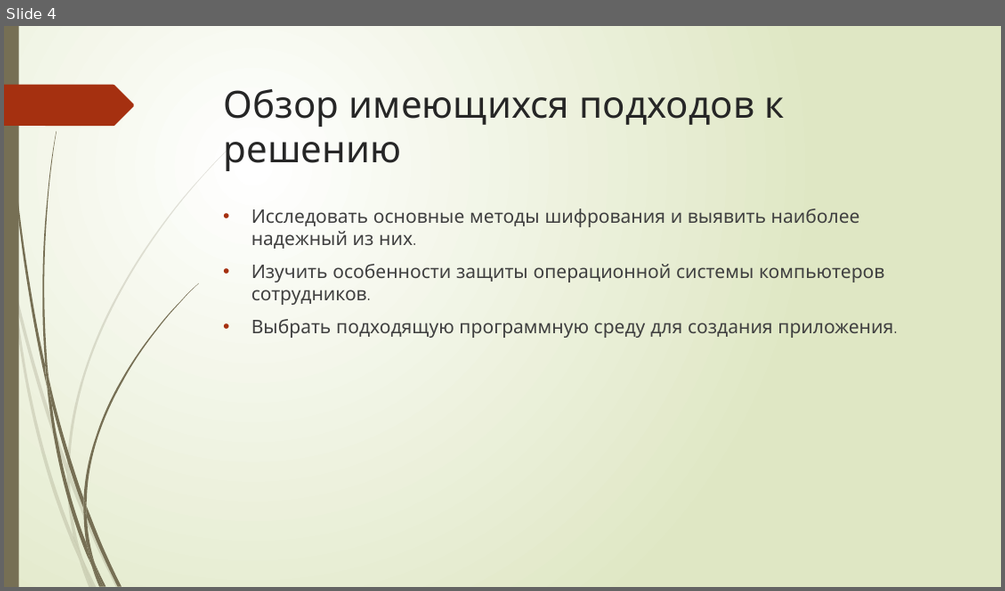
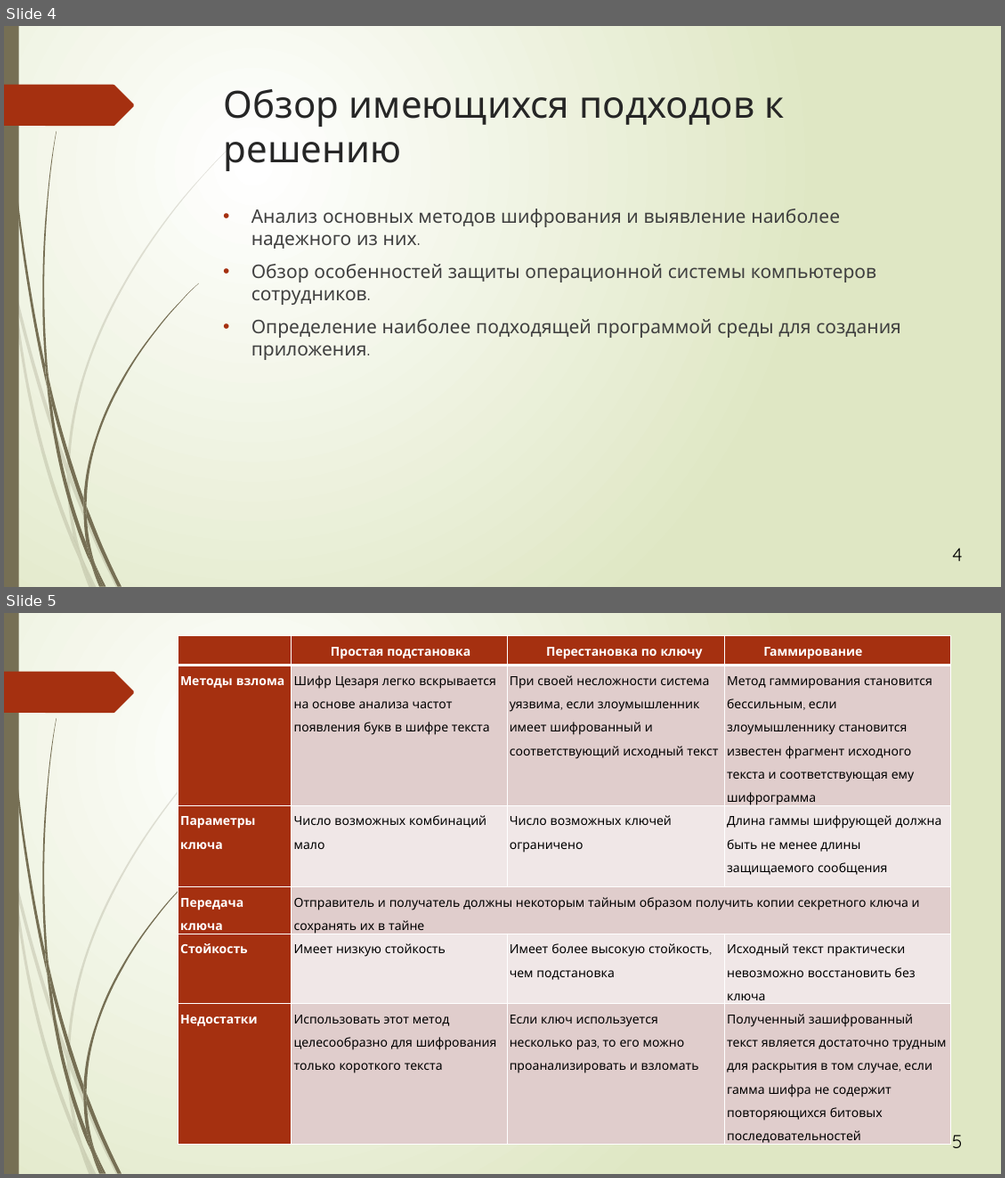
Before and after one commit to sashastahiev/ProisvodPractica, a slide deck: Разработка механизма защиты информации и персональных данных.pptm. Shown one above the other, each under a label of ours: slide 4 before the commit, slides 4 and 5 after it. The pictures are 1005x591 and 1005x1178 pixels, drawn with LibreOffice and Linux fonts; fonts in the diff are those of the drawing. Boxes give left, top, right and bottom in pixels: in the first picture for what was removed or moved away, otherwise in the second. Text is boxed around its words. In the diff, an @@ line names an element or a change of style, - is before the commit and + after.

```diff
--- a/Разработка механизма защиты информации и персональных данных.pptm
+++ b/Разработка механизма защиты информации и персональных данных.pptm
@@ slide 5 added at <box>4,613,1001,1174</box>, background gradient #FFFFFF to #DFE8C4; not listed: 24 template elements that a slide beside it also shows @@
@@ table added at <box>178,635,951,1148</box>, 6 rows, 4 columns @@
+ | Простая подстановка | Перестановка по ключу | Гаммирование
+Методы взлома | Шифр Цезаря легко вскрывается на основе анализа частот появления букв в шифре текста | При своей несложности система уязвима, если злоумышленник имеет шифрованный и соответствующий исходный текст | Метод гаммирования становится бессильным, если злоумышленнику становится известен фрагмент исходного текста и соответствующая ему шифрограмма
+Параметры ключа | Число возможных комбинаций мало | Число возможных ключей ограничено | Длина гаммы шифрующей должна быть не менее длины защищаемого сообщения
+Передача ключа | Отправитель и получатель должны некоторым тайным образом получить копии секретного ключа и сохранять их в тайне |  | 
+Стойкость | Имеет низкую стойкость | Имеет более высокую стойкость, чем подстановка | Исходный текст практически невозможно восстановить без ключа
+Недостатки | Использовать этот метод целесообразно для шифрования только короткого текста | Если ключ используется несколько раз, то его можно проанализировать и взломать | Полученный зашифрованный текст является достаточно трудным для раскрытия в том случае, если гамма шифра не содержит повторяющихся битовых последовательностей
@@ text added at <box>952,1135,963,1148</box>, 18 pt, text #000000 @@
+5
@@ slide 4 changed as well @@
@@ text at <box>251,208,901,360</box>: text changed @@
-• Исследовать основные методы шифрования и выявить наиболее надежный из них.
-• Изучить особенности защиты операционной системы компьютеров сотрудников.
-• Выбрать подходящую программную среду для создания приложения.
+• Анализ основных методов шифрования и выявление наиболее надежного из них.
+• Обзор особенностей защиты операционной системы компьютеров сотрудников.
+• Определение наиболее подходящей программой среды для создания приложения.
@@ text added at <box>952,548,963,561</box>, 18 pt, text #000000 @@
+4
```
Also in this commit, not shown: 13 other slides changed, 1 other slide added, 2 slides removed, 2 other files.
